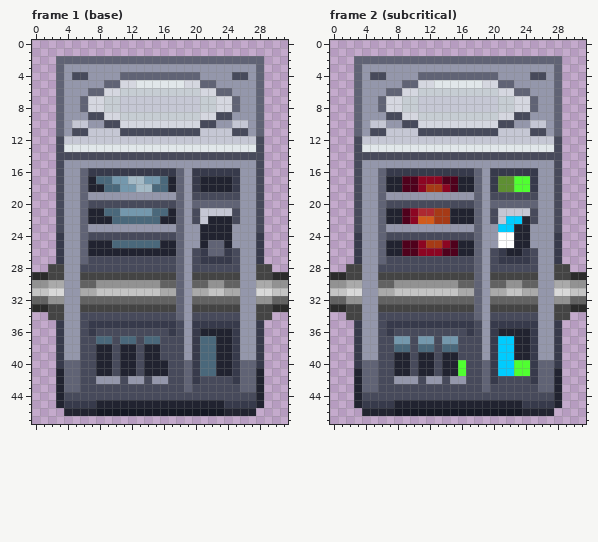
Edited in one commit: pixel-art file (assets/originals/art/machines/reflection_chamber.aseprite). The first picture shows the starting point.
32x48 pixels, 58 frames. Shown: frame 1 (base), frame 2 (subcritical). The commit also changed other frames, which this record leaves out.
Now the later version:
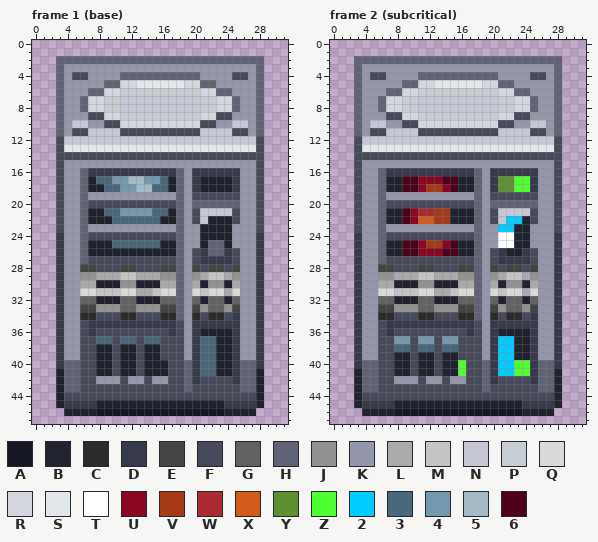
Palette (. is transparent): A #151824  B #212330  C #2b2b2b  D #373a4b  E #444444  F #474a5b  G #626262  H #606375  J #929292  K #9497ab  L #aaaaaa  M #c4c4c4  N #c5c7d4  P #c6cdd3  Q #d9d9d9  R #d5d7e0  S #e1e7ea  T #ffffff  U #8c0522  V #a63a16  W #ad2931  X #d15b1b  Y #5e8f32  Z #50ff31  2 #00ccff  3 #4a687b  4 #7498ad  5 #a4bac6  6 #4f011c
The edit:
Frame 1 (base), layer "base_housing":
y 28: x 2..3 EE -> .D; x 6..7 FF -> EE; x 11..12 FF -> EE; x 16..17 FF -> EE; x 20 F -> E; x 22..23 FF -> EE; x 25 F -> E; x 28..29 EE -> D.
y 29: x 0..3 CCEE -> ...D; x 6..17 EEEEEEEEEEEE -> JJLLLMMLLLJJ; x 20..25 EEEEEE -> JLMMLJ; x 28..31 EECC -> D...
y 30: x 0..3 JJLL -> ...D; x 6..10 GGJJJ -> LLBBB; x 13..17 JJJGG -> BBBLL; x 20..21 GG -> LB; x 24..25 GG -> BL; x 28..31 LLJJ -> D...
y 31: x 0..3 MMQQ -> ...D; x 6..7 LL -> QQ; x 11..14 MMMM -> QQLL; x 16..17 LL -> QQ; x 20..23 LLMM -> QMQQ; x 25 L -> Q; x 28..31 QQMM -> D...
y 32: x 0..3 GGJJ -> ...D; x 8..10 GGG -> BBB; x 13..15 GGG -> BBB; x 21 G -> B; x 24 G -> B; x 28..31 JJGG -> D...
y 33: x 0..3 CCEE -> ...D; x 8..15 EEEEEEEE -> JJJGGJJJ; x 21..24 EEEE -> JGGJ; x 28..31 EECC -> D...
y 34: x 2..3 EE -> .D; x 6..7 FF -> CC; x 11..12 FF -> CC; x 16..17 FF -> CC; x 20 F -> C; x 22..23 FF -> CC; x 25 F -> D; x 28..29 EE -> D.
Frame 2 (subcritical), layer "base_housing": the same change as frame 1 (base)
Where, in picture pixels (left, top, right, bottom), the same in both pictures:
changed: (32, 264, 288, 320)
changed: (330, 264, 586, 320)
